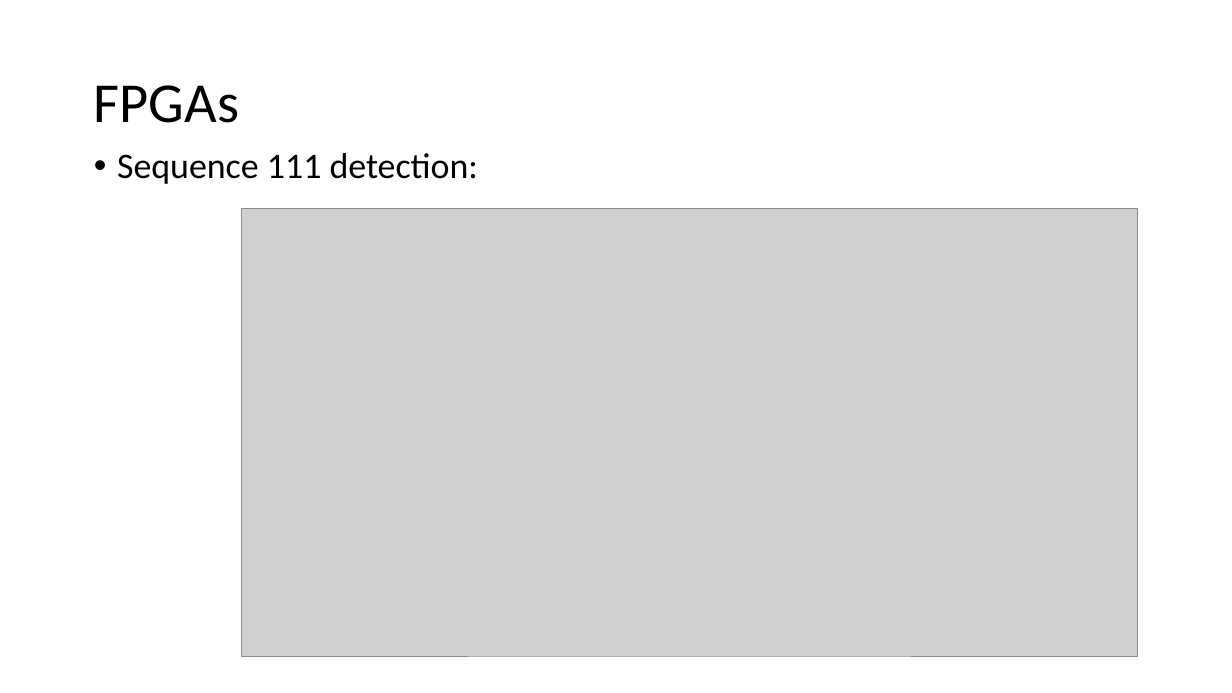
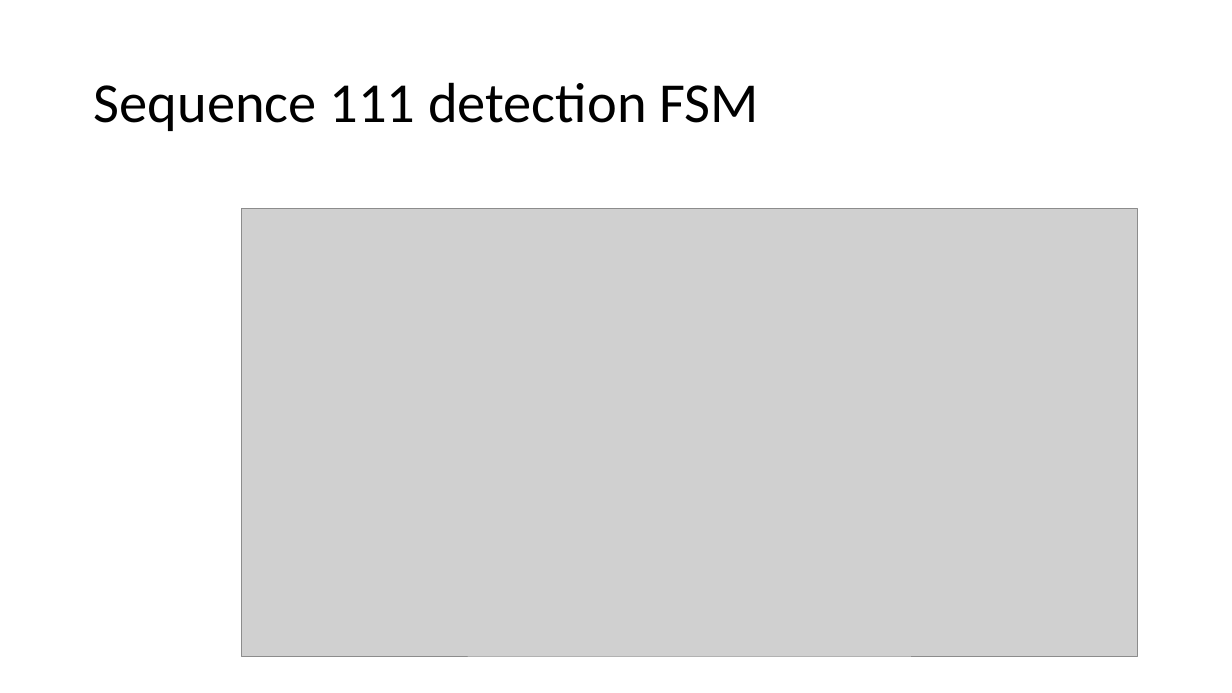
Before and after one commit to quarck/vhdl_intro, a slide deck: slide 49 of part2.pptx. Drawn at 1232x693 pixels with LibreOffice and Linux fonts; fonts in the diff are those of the drawing; grey boxes stand for pictures. Boxes give left, top, right and bottom in pixels: in the first picture for what was removed or moved away, otherwise in the second. Text is boxed around its words. In the diff, an @@ line names an element or a change of style, - is before the commit and + after.

```diff
--- a/part2.pptx
+++ b/part2.pptx
@@ title at [94, 82, 758, 131]: text changed @@
-FPGAs
+Sequence 111 detection FSM
@@ text removed at [117, 153, 479, 184] @@
-• Sequence 111 detection:
```
Also in this commit, not shown: 7 other slides changed, 1 slide added.
